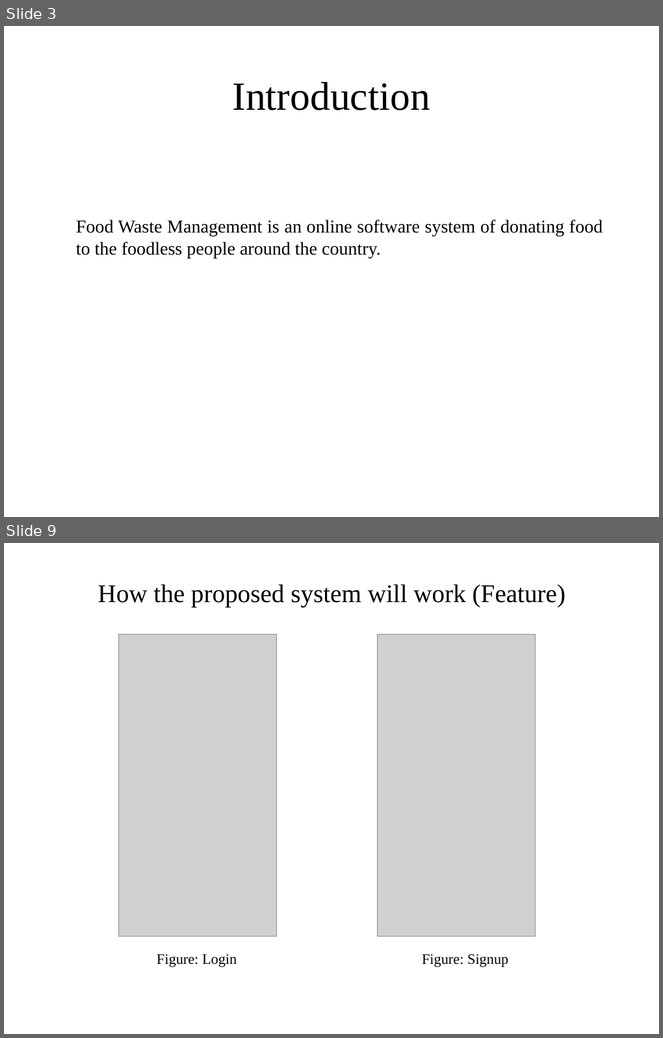
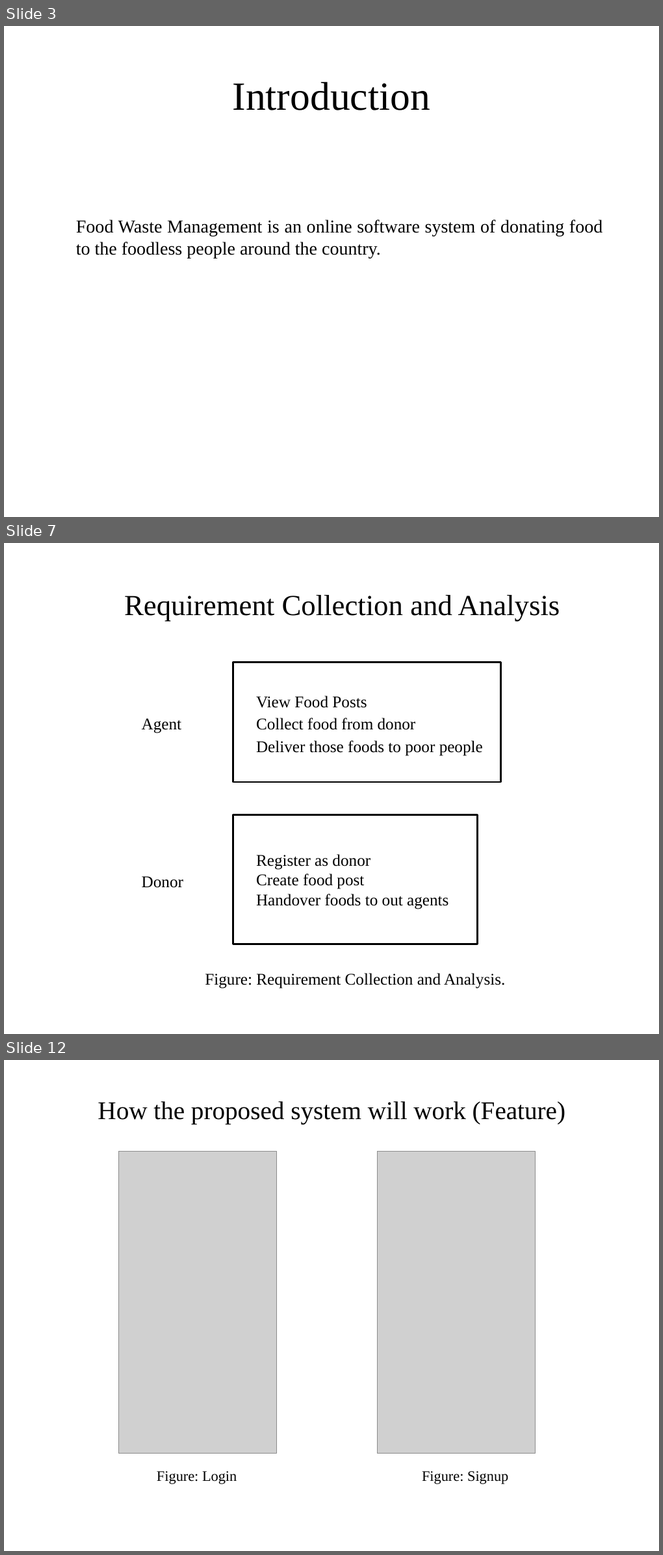
Before and after one commit to RedwanSharafatKabir/DonateUs, a slide deck: Donate Us Files/food waste management.pptx. Shown one above the other, each under a label of ours: slides 3 and 9 before the commit, slides 3, 7 and 12 after it; the slides between them are not shown. The pictures are 663x1038 and 663x1555 pixels, drawn with LibreOffice and Linux fonts; fonts in the diff are those of the drawing; grey boxes stand for pictures. Boxes give left, top, right and bottom in pixels: in the first picture for what was removed or moved away, otherwise in the second. Text is boxed around its words. In the diff, an @@ line names an element or a change of style, - is before the commit and + after.

```diff
--- a/Donate Us Files/food waste management.pptx
+++ b/Donate Us Files/food waste management.pptx
@@ slide 7 added at bbox=[4, 543, 659, 1034], background #FFFFFF @@
@@ title added at bbox=[124, 595, 560, 622], 32 pt, text #000000 @@
+Requirement Collection and Analysis
@@ rectangle added at bbox=[233, 662, 501, 782], fill #FFFFFF, outline #000000 2 pt, 18 pt, text #000000 @@
+View Food Posts
+Collect food from donor
+Deliver those foods to poor people
@@ rectangle added at bbox=[135, 696, 220, 748], fill #FFFFFF, outline #FFFFFF 2 pt, 18 pt, text #000000 @@
+Agent
@@ rectangle added at bbox=[233, 815, 478, 944], fill #FFFFFF, outline #000000 2 pt, 18 pt, text #000000 @@
+Register as donor
+Create food post
+Handover foods to out agents
@@ rectangle added at bbox=[135, 854, 220, 906], fill #FFFFFF, outline #FFFFFF 2 pt, 18 pt, text #000000 @@
+Donor
@@ text added at bbox=[205, 973, 505, 989], 18 pt, text #000000 @@
+Figure: Requirement Collection and Analysis.
@@ what was slide 9 is now slide 12 @@
```
Also in this commit, not shown: 6 slides changed, 4 other slides added, 1 slide removed, 31 other files.
